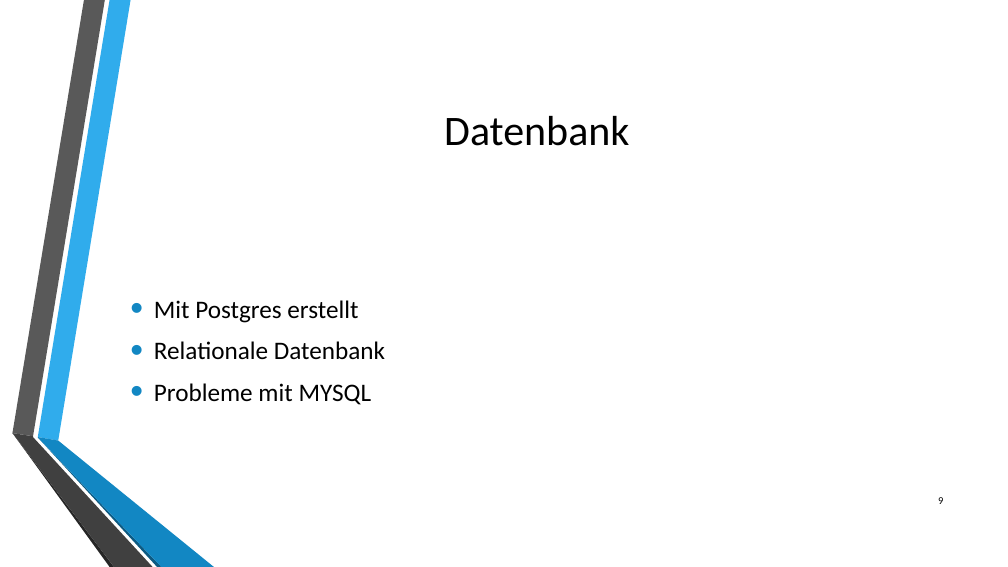
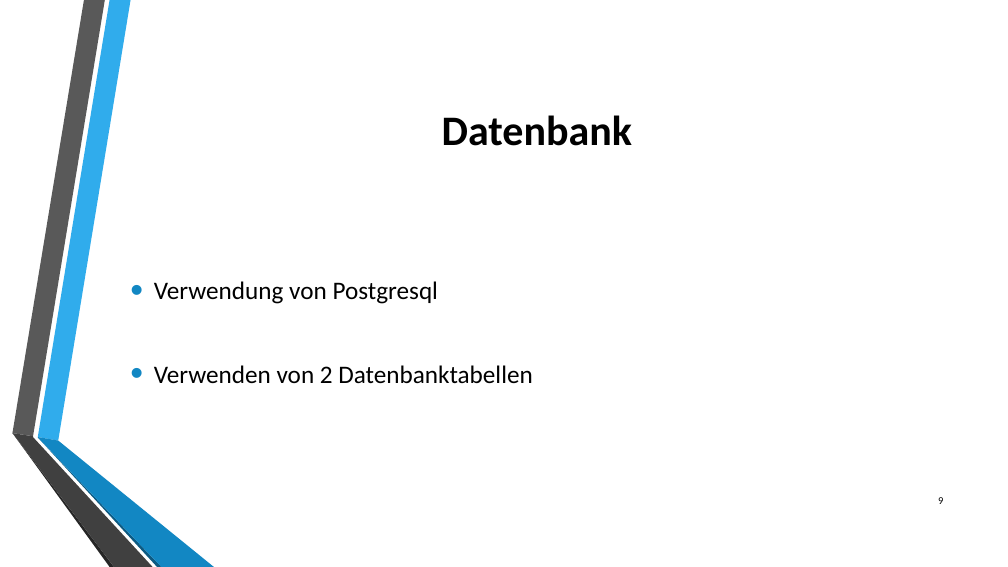
Before and after one commit to philipwagner1994/ProjectDHBW, a slide deck: slide 9 of Documentation/Projektpräsentationabschluss.pptx. Drawn at 1008x567 pixels with LibreOffice and Linux fonts; fonts in the diff are those of the drawing; background and template pictures are left out. Boxes give left, top, right and bottom in pixels: in the first picture for what was removed or moved away, otherwise in the second. Text is boxed around its words. In the diff, an @@ line names an element or a change of style, - is before the commit and + after.

```diff
--- a/Documentation/Projektpräsentationabschluss.pptx
+++ b/Documentation/Projektpräsentationabschluss.pptx
@@ title "Datenbank" at (x1=442, y1=115, x2=632, y2=146): bold on @@
@@ text at (x1=154, y1=281, x2=532, y2=383): text changed @@
-• Mit Postgres erstellt
-• Relationale Datenbank
-• Probleme mit MYSQL
+• Verwendung von Postgresql
+• Verwenden von 2 Datenbanktabellen
```
Also in this commit, not shown: 9 other slides changed, 1 slide added, 2 slides removed.
